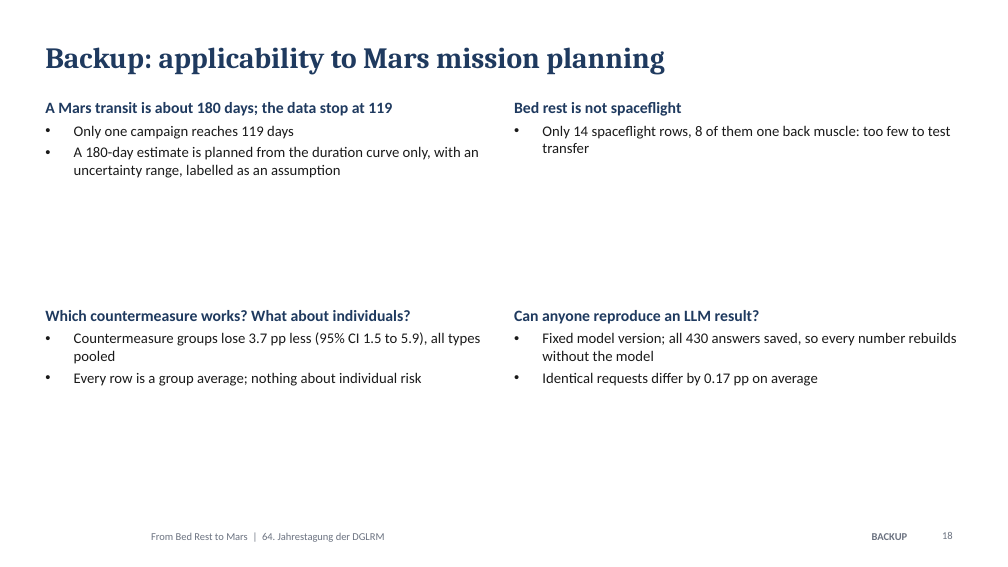
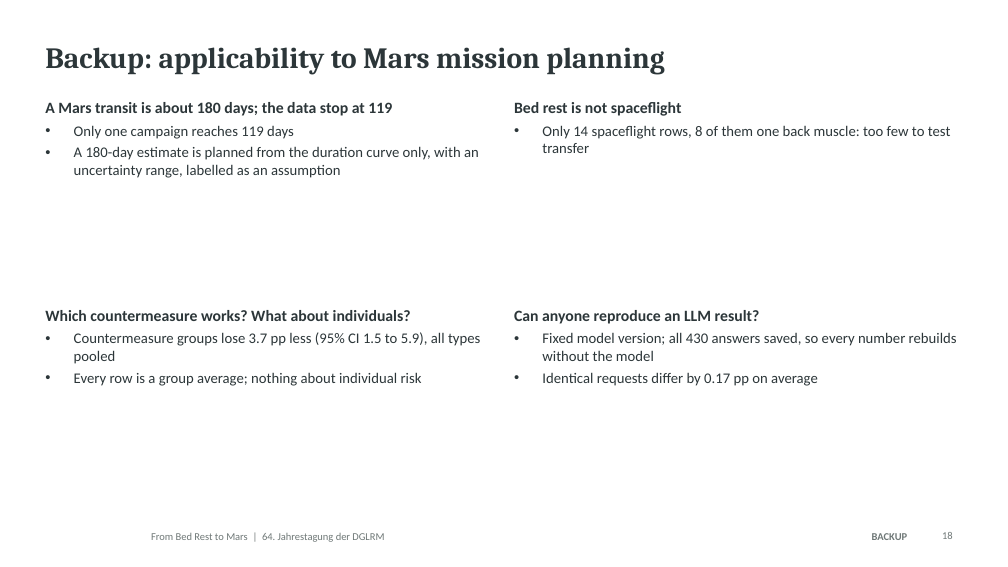
Before and after one commit to MiladBahariQaragoz/BedrestToMars, a slide deck: slide 18 of presentation/bed-rest-to-mars-talk.pptx. Drawn at 1008x567 pixels with LibreOffice and Linux fonts; fonts in the diff are those of the drawing; background and template pictures are left out. Boxes give left, top, right and bottom in pixels: in the first picture for what was removed or moved away, otherwise in the second. Text is boxed around its words. In the diff, an @@ line names an element or a change of style, - is before the commit and + after.

```diff
--- a/presentation/bed-rest-to-mars-talk.pptx
+++ b/presentation/bed-rest-to-mars-talk.pptx
@@ title "Backup: applicability to Mars mission ..." at [45, 47, 665, 75]: text colour #1F3A5F to #2C3639 @@
@@ text "A Mars transit is about ..." at [45, 102, 479, 178]: text colour #1F3A5F to #2C3639 in "A Mars transit is about 180 days; ..."; text colour #1A1A1A to #2C3639 in "Only one campaign reaches 119 days", "A 180-day estimate is planned from the ..." @@
@@ text "Bed rest is not spaceflight" at [514, 102, 951, 153]: text colour #1F3A5F to #2C3639 in "Bed rest is not spaceflight"; text colour #1A1A1A to #2C3639 in "Only 14 spaceflight rows, 8 of them ..." @@
@@ text "Which countermeasure works? What about ..." at [45, 310, 480, 386]: text colour #1F3A5F to #2C3639 in "Which countermeasure works? What about individuals?"; text colour #1A1A1A to #2C3639 in "Countermeasure groups lose 3.7 pp less (95% ...", "Every row is a group average; nothing ..." @@
@@ text "Can anyone reproduce an LLM ..." at [514, 310, 957, 386]: text colour #1F3A5F to #2C3639 in "Can anyone reproduce an LLM result?"; text colour #1A1A1A to #2C3639 in "Fixed model version; all 430 answers saved, ...", "Identical requests differ by 0.17 pp on ..." @@
```
Also in this commit, not shown: 17 other slides changed, 12 other files.
